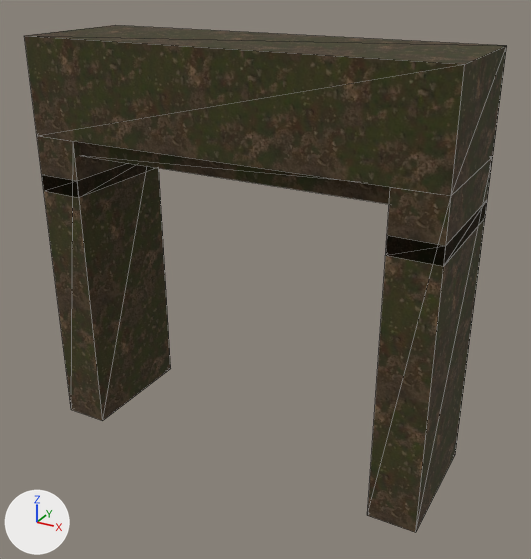
Before and after pictures for a commit that changed the glTF model saga-godot/assets/world/dungeon_gate_44_limestone.glb.
Rendered twice from a 50 mm camera at (3.61, -6.28, 5.12) aimed at (0.16, -0.02, 1.99). Every picture has the same lights, and +X, +Y and +Z are marked at lower left. The older version comes first. Mesh edges are drawn as thin lines. Vertices at exactly the same position are counted once.

In view in the first picture: 'dungeon_gate_44_limestone'.
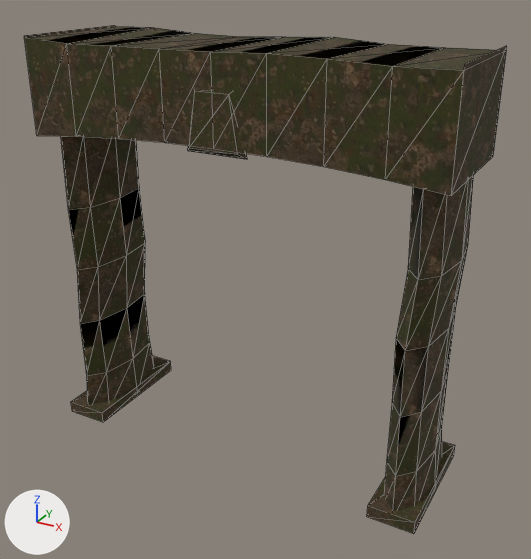
The change, as a list of edits to the scene's bpy script:
```text
Change me_dungeon_gate_44_limestone:
    used by ob_dungeon_gate_44_limestone; location = (0.0, 0.0, 0.0)
    remove me_dungeon_gate_44_limestone.from_pydata(...)  # 44 vertices, 72 faces; spans x -2.2..2.2, y -0.7..0.7, z 0.0..4.4
    add me_dungeon_gate_44_limestone.from_pydata(...)  # 168 vertices, 280 faces; spans x -2.2..2.2, y -0.71..0.7, z -0.02..4.4
    me_dungeon_gate_44_limestone part 1: a new loose piece, a box spanning x -2.18..-1.69, y -0.7..0.7, z -0.02..0.12, in mat_coast_sand_rocks_02_001 (picture img_coast_sand_rocks_02_toon)
    me_dungeon_gate_44_limestone part 2: a new loose piece, a box spanning x 1.7..2.18, y -0.7..0.7, z -0.02..0.12, in mat_coast_sand_rocks_02_001 (picture img_coast_sand_rocks_02_toon)
    me_dungeon_gate_44_limestone part 3: a new loose piece of 48 vertices spanning x -2.19..-1.71, y -0.67..0.67, z 0.0..3.4, in mat_coast_sand_rocks_02_001 (picture img_coast_sand_rocks_02_toon)
    me_dungeon_gate_44_limestone part 4: a new loose piece of 48 vertices spanning x 1.7..2.19, y -0.67..0.67, z 0.0..3.4, in mat_coast_sand_rocks_02_001 (picture img_coast_sand_rocks_02_toon)
    me_dungeon_gate_44_limestone part 5: a new loose piece of 16 vertices spanning x -0.32..0.32, y -0.71..-0.59, z 3.45..4.07, in mat_coast_sand_rocks_02_001 (picture img_coast_sand_rocks_02_toon)
    me_dungeon_gate_44_limestone part 6: the loose piece of 8 vertices spanning x -2.2..-1.7, y -0.7..0.7, z 2.8..2.98 is deleted
    me_dungeon_gate_44_limestone part 7: the loose piece of 8 vertices spanning x 1.7..2.2, y -0.7..0.7, z 2.8..2.98 is deleted
    me_dungeon_gate_44_limestone part 8
    20 vertices are removed from x -2.2..2.2, y -0.7..0.7, z 0.0..3.4
    46 faces are deleted
    22 vertices are added at x -2.2..2.2, y -0.7..0.7, z 3.45..4.4
    10 new vertices lie (0.0, 1.4, 0.0) away from vertices in x -1.65..2.2, y -0.7, z 3.45..4.37
    66 new faces join them
    me_dungeon_gate_44_limestone part 9: 2 kept faces spanning x 2.2, y -0.7..0.7, z 3.4..4.4 get new texture (UV) coordinates
```

Changed parts and their boxes [x1, y1, x2, y2] in the pictures (531 x 559 px; the box of a moved part takes in the faces that stretch with it):
'dungeon_gate_44_limestone', reshaped: before [24, 25, 507, 533]; after [24, 25, 507, 534]
part 1 of me_dungeon_gate_44_limestone, added (brown): after [71, 356, 171, 422]
part 2 of me_dungeon_gate_44_limestone, added (brown): after [367, 442, 455, 534]
part 3 of me_dungeon_gate_44_limestone, added (brown): after [61, 136, 154, 405]
part 4 of me_dungeon_gate_44_limestone, added: after [384, 176, 473, 511]
part 5 of me_dungeon_gate_44_limestone, added (brown): after [188, 90, 247, 159]
part 6 of me_dungeon_gate_44_limestone, deleted: before [42, 163, 154, 197]
part 7 of me_dungeon_gate_44_limestone, deleted: before [386, 201, 487, 266]
part 8 of me_dungeon_gate_44_limestone, moved or reshaped: before [24, 25, 506, 533]; after [24, 25, 496, 196]
part 9 of me_dungeon_gate_44_limestone, surface changed: [454, 46, 507, 178] in both
